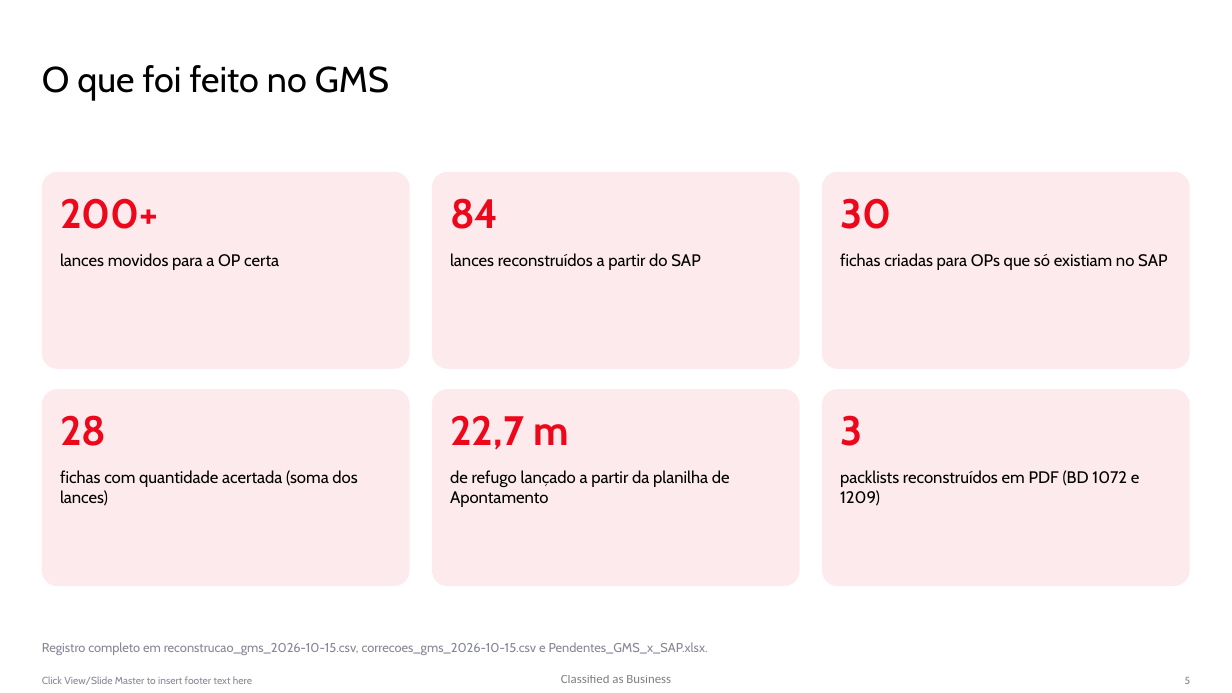
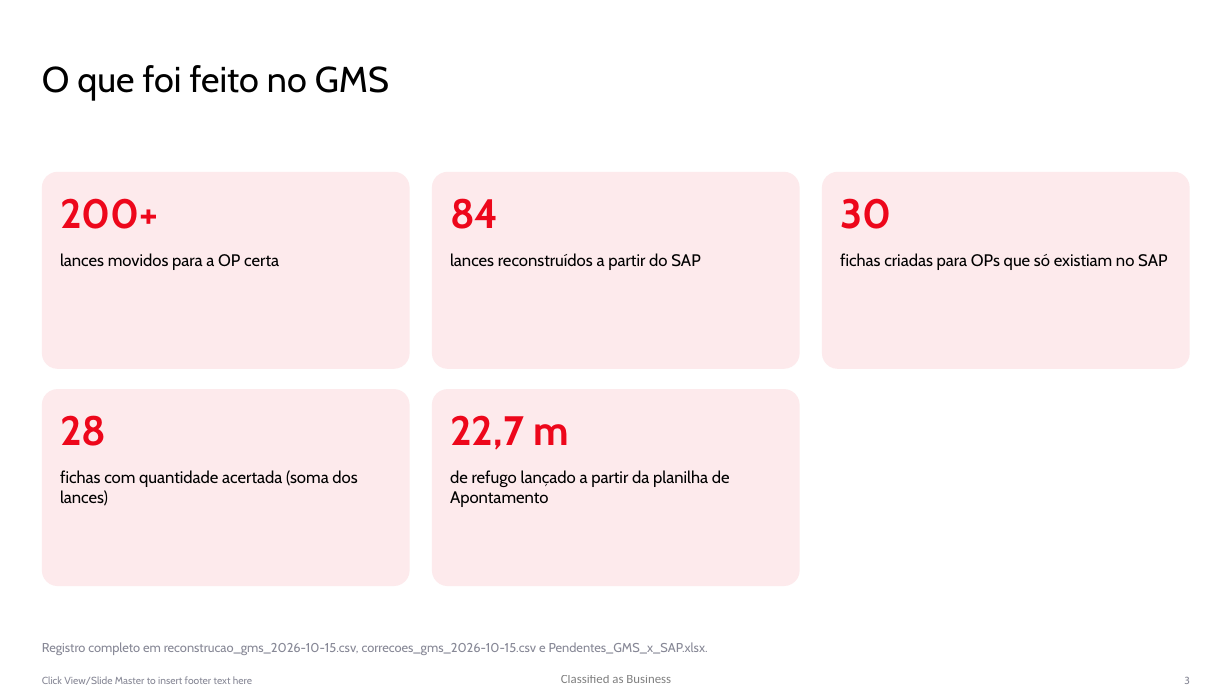
Before and after one commit to WilliamNRAmorim/Projetos, a slide deck: slide 3 of Producao_GMS_x_MB51/Apresentação/Tratativas_GMS_x_SAP.pptx (slide 5 before the commit). Drawn at 1232x693 pixels with LibreOffice and Linux fonts; fonts in the diff are those of the drawing; background and template pictures are left out. Boxes give left, top, right and bottom in pixels: in the first picture for what was removed or moved away, otherwise in the second. Text is boxed around its words. In the diff, an @@ line names an element or a change of style, - is before the commit and + after.

```diff
--- a/Producao_GMS_x_MB51/Apresentação/Tratativas_GMS_x_SAP.pptx
+++ b/Producao_GMS_x_MB51/Apresentação/Tratativas_GMS_x_SAP.pptx
@@ rounded rectangle removed at [823,389,1190,586] @@
@@ text removed at [840,415,862,446] @@
-3
@@ text removed at [840,470,1140,506] @@
-packlists reconstruídos em PDF (BD 1072 e 1209)
```
Also in this commit, not shown: 3 other slides changed, 5 slides removed, 4 other files.
